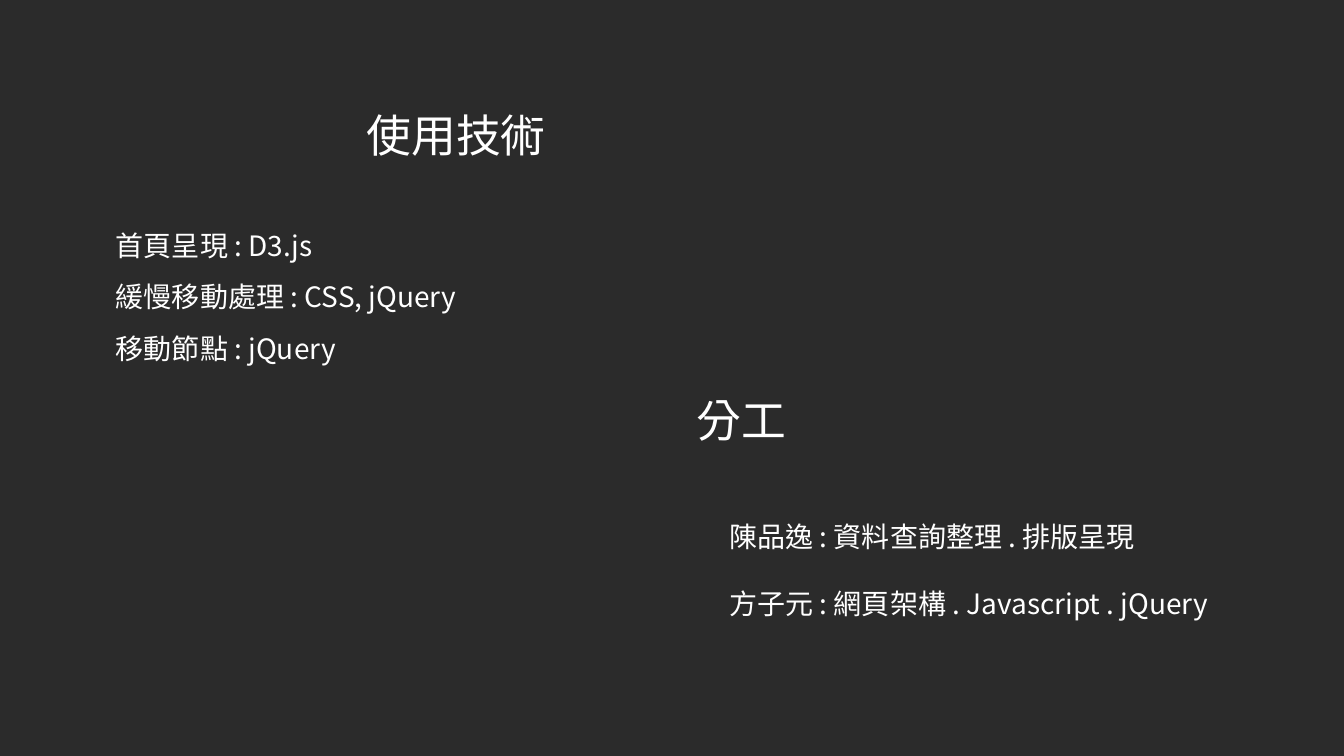
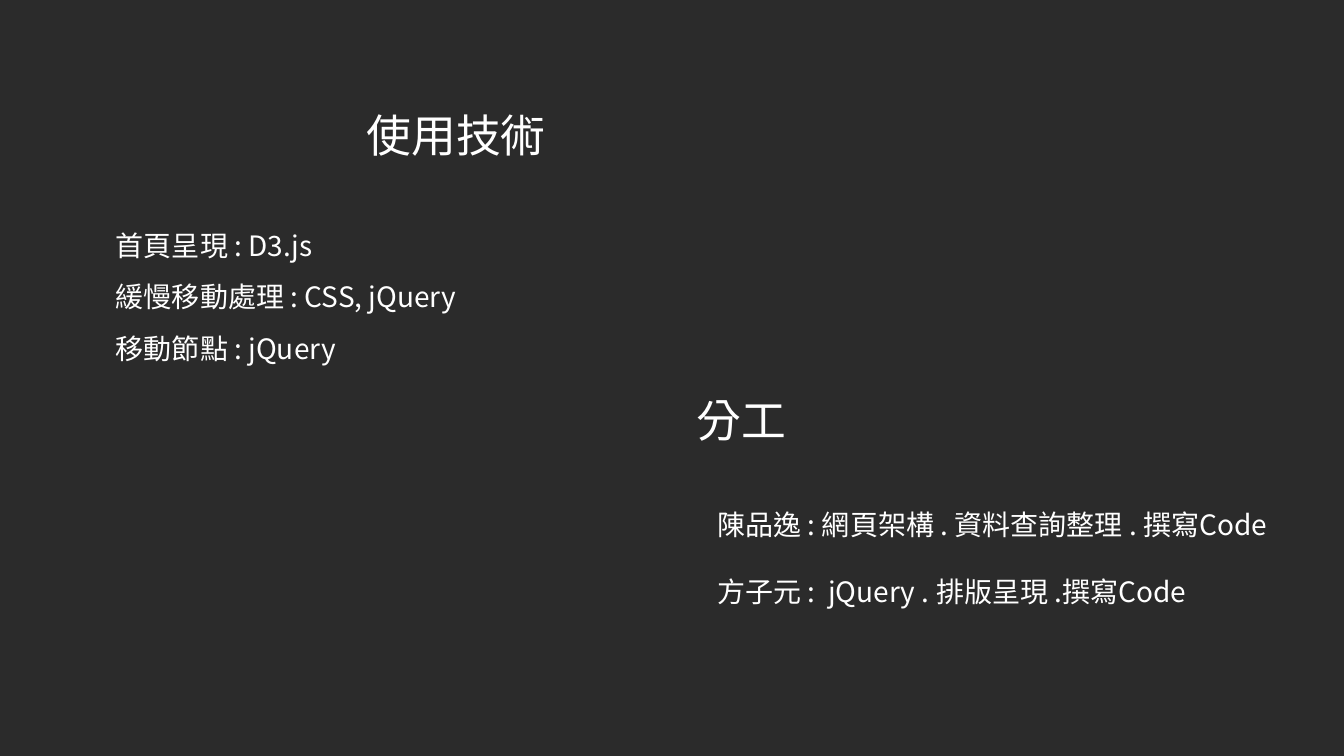
Before and after one commit to aaron3231/between_bounce, a slide deck: slide 6 of intro.pptx. Drawn at 1344x756 pixels with LibreOffice and Linux fonts; fonts in the diff are those of the drawing; background and template pictures are left out; a plain dark background stands for a picture behind light text. Boxes give left, top, right and bottom in pixels: in the first picture for what was removed or moved away, otherwise in the second. Text is boxed around its words. In the diff, an @@ line names an element or a change of style, - is before the commit and + after.

Commit message:
intro2

```diff
--- a/intro.pptx
+++ b/intro.pptx
@@ text at [717,511,1267,609]: text changed @@
-陳品逸 : 資料查詢整理 . 排版呈現
-方子元 : 網頁架構 . Javascript . jQuery
+陳品逸 : 網頁架構 . 資料查詢整理 . 撰寫Code
+方子元 : jQuery . 排版呈現 .撰寫Code
```
